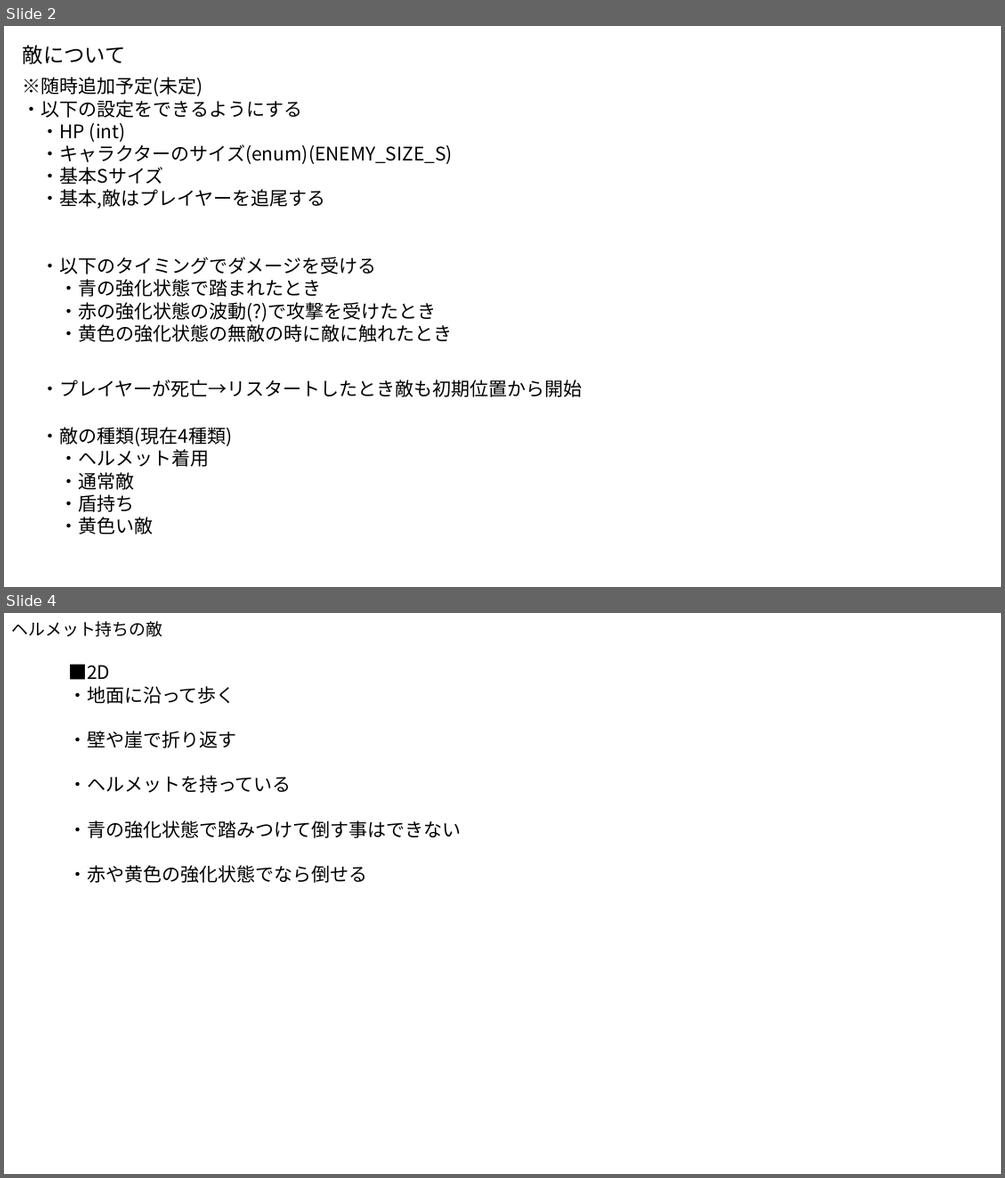
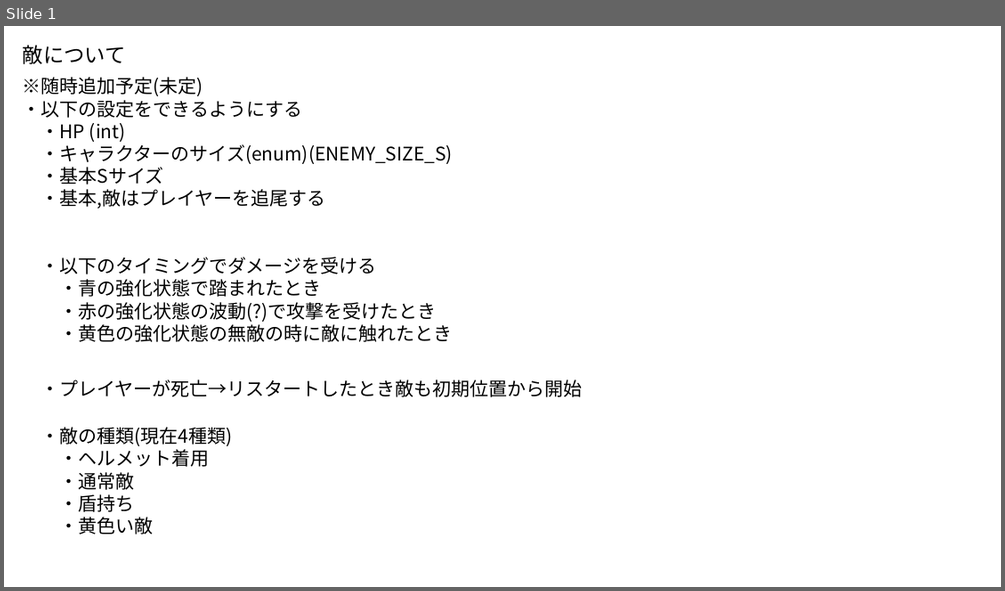
Before and after one commit to Akiyoshi-2/GameProbuctionPractice1, a slide deck: 仕様書/敵.pptx. Shown one above the other, each under a label of ours: slides 2 and 4 before the commit, slide 1 after it; the slides between them are not shown. The pictures are 1005x1178 and 1005x591 pixels, drawn with LibreOffice and Linux fonts; fonts in the diff are those of the drawing. Boxes give left, top, right and bottom in pixels: in the first picture for what was removed or moved away, otherwise in the second. Text is boxed around its words. In the diff, an @@ line names an element or a change of style, - is before the commit and + after.

```diff
--- a/仕様書/敵.pptx
+++ b/仕様書/敵.pptx
@@ slide 4 removed at (x1=4, y1=613, x2=1001, y2=1174), background #FFFFFF @@
@@ title removed at (x1=11, y1=621, x2=162, y2=637) @@
-ヘルメット持ちの敵
@@ text removed at (x1=68, y1=664, x2=461, y2=883) @@
-■2D
-・地面に沿って歩く
-・壁や崖で折り返す
-・ヘルメットを持っている
-・青の強化状態で踏みつけて倒す事はできない
-・赤や黄色の強化状態でなら倒せる
@@ what was slide 2 is now slide 1 @@
```
Also in this commit, not shown: 5 slides added, 4 other slides removed.
